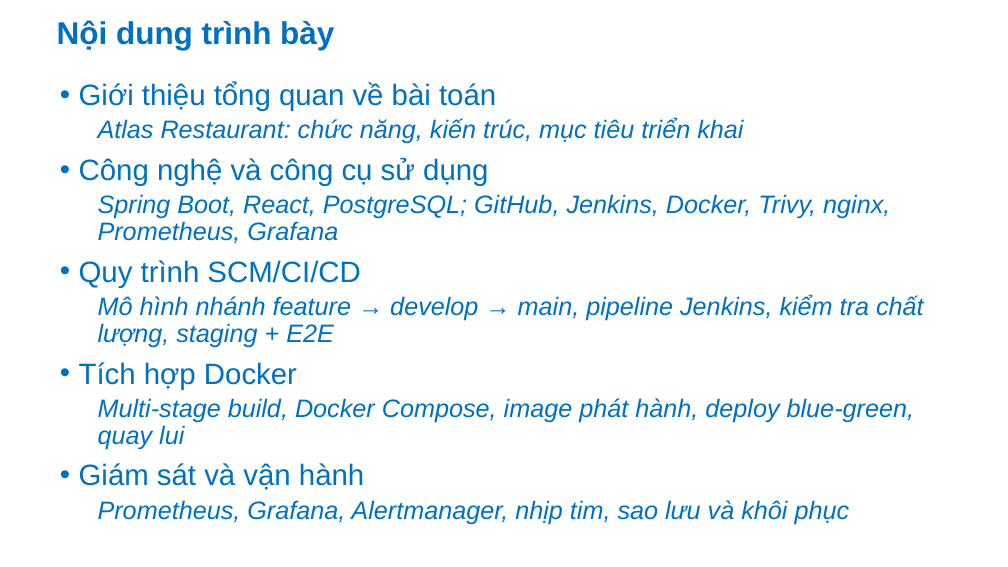
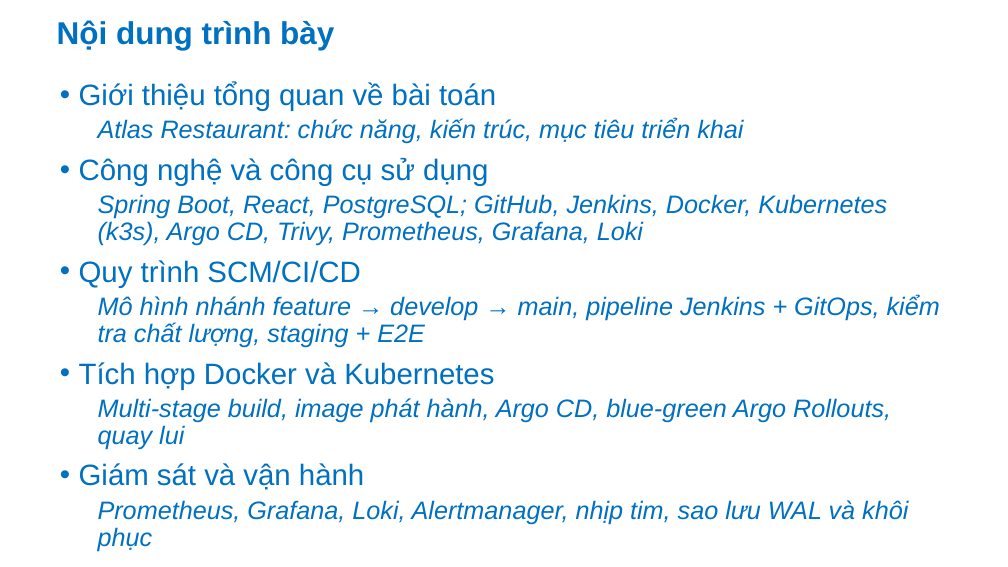
Before and after one commit to Anpham120/restaurant-management-system, a slide deck: slide 2 of docs/bao-cao/Slide_TrienKhaiPhanMem_AtlasRestaurant.pptx. Drawn at 1008x567 pixels with LibreOffice and Linux fonts; fonts in the diff are those of the drawing; background and template pictures are left out. Boxes give left, top, right and bottom in pixels: in the first picture for what was removed or moved away, otherwise in the second. Text is boxed around its words. In the diff, an @@ line names an element or a change of style, - is before the commit and + after.

```diff
--- a/docs/bao-cao/Slide_TrienKhaiPhanMem_AtlasRestaurant.pptx
+++ b/docs/bao-cao/Slide_TrienKhaiPhanMem_AtlasRestaurant.pptx
@@ text at (x1=98, y1=194, x2=887, y2=246): text changed @@
-  Spring Boot, React, PostgreSQL; GitHub, Jenkins, Docker, Trivy, nginx, Prometheus, Grafana
+  Spring Boot, React, PostgreSQL; GitHub, Jenkins, Docker, Kubernetes (k3s), Argo CD, Trivy, Prometheus, Grafana, Loki
@@ text at (x1=79, y1=295, x2=940, y2=450): text changed @@
-  Mô hình nhánh feature → develop → main, pipeline Jenkins, kiểm tra chất lượng, staging + E2E
-• Tích hợp Docker
-  Multi-stage build, Docker Compose, image phát hành, deploy blue-green, quay lui
+  Mô hình nhánh feature → develop → main, pipeline Jenkins + GitOps, kiểm tra chất lượng, staging + E2E
+• Tích hợp Docker và Kubernetes
+  Multi-stage build, image phát hành, Argo CD, blue-green Argo Rollouts, quay lui
@@ text at (x1=98, y1=500, x2=908, y2=524): text changed @@
-  Prometheus, Grafana, Alertmanager, nhịp tim, sao lưu và khôi phục
+  Prometheus, Grafana, Loki, Alertmanager, nhịp tim, sao lưu WAL và khôi phục
```
Also in this commit, not shown: 18 other slides changed, 1 slide added, 2 slides removed, 3 other files.
